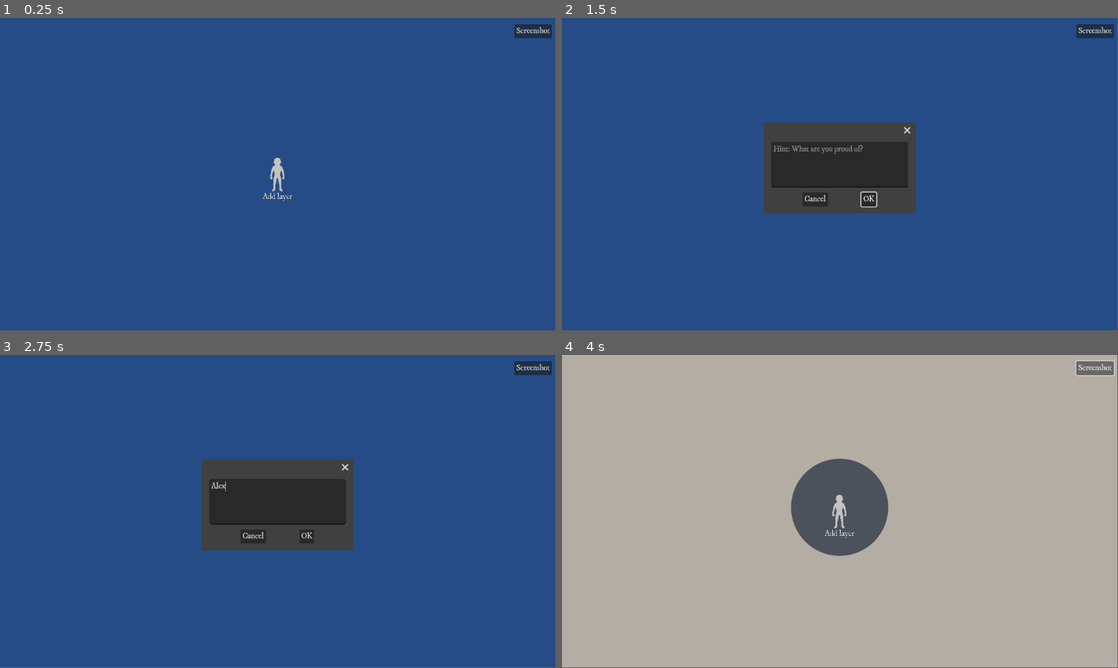
Above: before the commit, frames 1-4 (two rows, left to right).
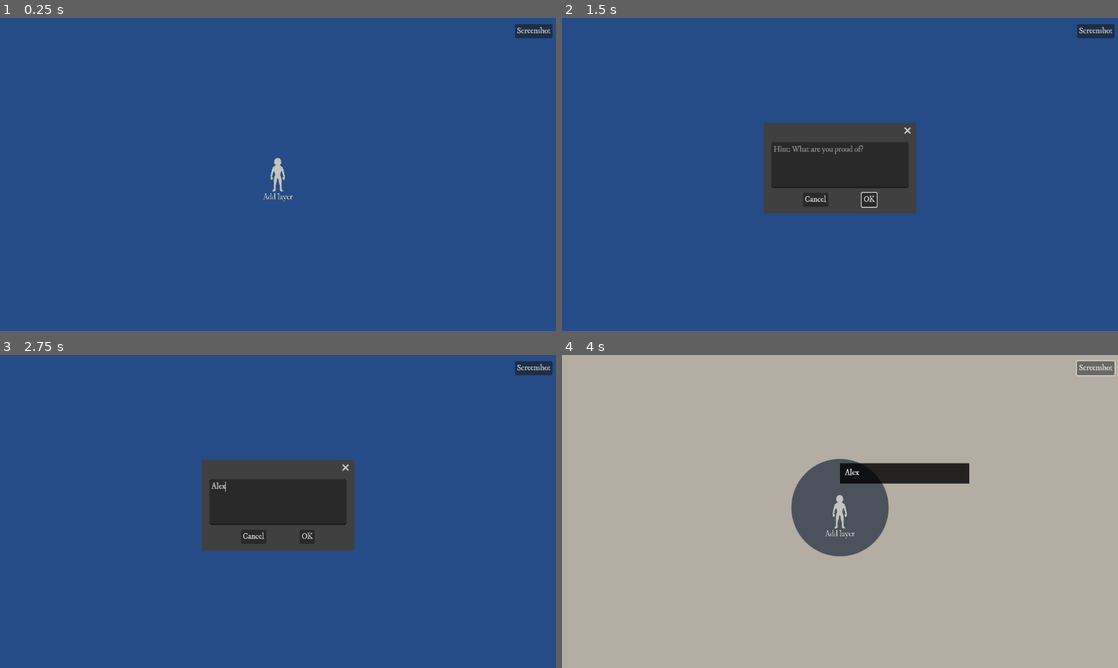
Above: after the commit, the same moments.

Repository: francosorbello/the-hand-that-guides-me
Game: Godot game, scene res://main.tscn
The game is run twice, just before and just after one commit, with the same random seed, the same clock (stepped at 60 frames per second) and the same inputs.
Inputs (mouse positions are in pixels of both pictures, inside the frame that each line leads up to):
- Up to frame 1 (0.25 s): no input
- Up to frame 2 (1.5 s): click "Screenshot" at 0.5 s; click "[center]Add layer[/center]" at 1.25 s
- Up to frame 3 (2.75 s): click (278, 502) at 2.02 s; type "Alex" at 2.1 s
- Up to frame 4 (4 s): click "OK" at 2.75 s; click "Screenshot" at 3.5 s
In our replay, the window is 799x449 before the commit and 800x450 after it. These sizes can differ from the game's own. Grey fills any space a smaller window leaves; there, only what the larger window draws over its background counts as a difference.

The runs differ from the first frame. In frame 1, 0.2% of the frame differs, in the area x 47-100%, y 2-59%; in frame 2, 0.4%; in frame 3, 0.3%; in frame 4, 1.8%, in the area x 41-100%, y 1-65%.

Commit message:
more screenshot stuff

Diff:
--- a/main.tscn
+++ b/main.tscn
@@ -156,8 +156,9 @@
 stream = ExtResource("8_e71v0")
 autoplay = true
 
-[node name="SaveScreenshot" parent="." node_paths=PackedStringArray("viewport") instance=ExtResource("6_ky4er")]
+[node name="SaveScreenshot" parent="." node_paths=PackedStringArray("viewport", "screenshot_tooltip_manager") instance=ExtResource("6_ky4er")]
 viewport = NodePath("../MainViewport/SubViewport")
+screenshot_tooltip_manager = NodePath("../MainViewport/SubViewport/Circles/SubViewport/ScreenshotTooltipManager")
 
 [connection signal="pressed" from="CanvasLayer/Button" to="SaveScreenshot" method="_on_button_pressed"]
 [connection signal="circle_created" from="MainViewport/SubViewport/Circles/SubViewport/CircleManager" to="MainViewport/SubViewport/BG/SubViewport/BG" method="_on_circle_manager_circle_created"]
--- a/project.godot
+++ b/project.godot
@@ -18,6 +18,11 @@
 [autoload]
 
 TooltipManager="*res://tooltip/tooltip_manager.tscn"
+
+[display]
+
+window/stretch/mode="viewport"
+window/stretch/aspect="expand"
 
 [gui]
 
--- a/screenshot/save_screenshot.gd
+++ b/screenshot/save_screenshot.gd
@@ -9,7 +9,8 @@
     img.save_png(dir + "/screenshot.png")
 
 func _on_button_pressed() -> void:
-    $FileDialog.popup()
+    # $FileDialog.popup()
+    download_on_web()
 
 func _on_file_dialog_file_selected(path:String) -> void:
     screenshot_tooltip_manager.toggle_tooltip_screenshot()
@@ -20,3 +21,13 @@
         print("Screenshot saved to: " + path)
     else:
         print("Error saving screenshot to: " + path)
+
+func download_on_web():
+    var img = await _get_image()
+    var result_buffer = img.save_png_to_buffer()
+    JavaScriptBridge.download_buffer(result_buffer, "screenshot.png")
+
+func _get_image():
+    screenshot_tooltip_manager.toggle_tooltip_screenshot()
+    await get_tree().create_timer(0.5).timeout
+    return viewport.get_texture().get_image()
Not shown, added: assets/screenshot.png.import
Not shown, added: export_presets.cfg
